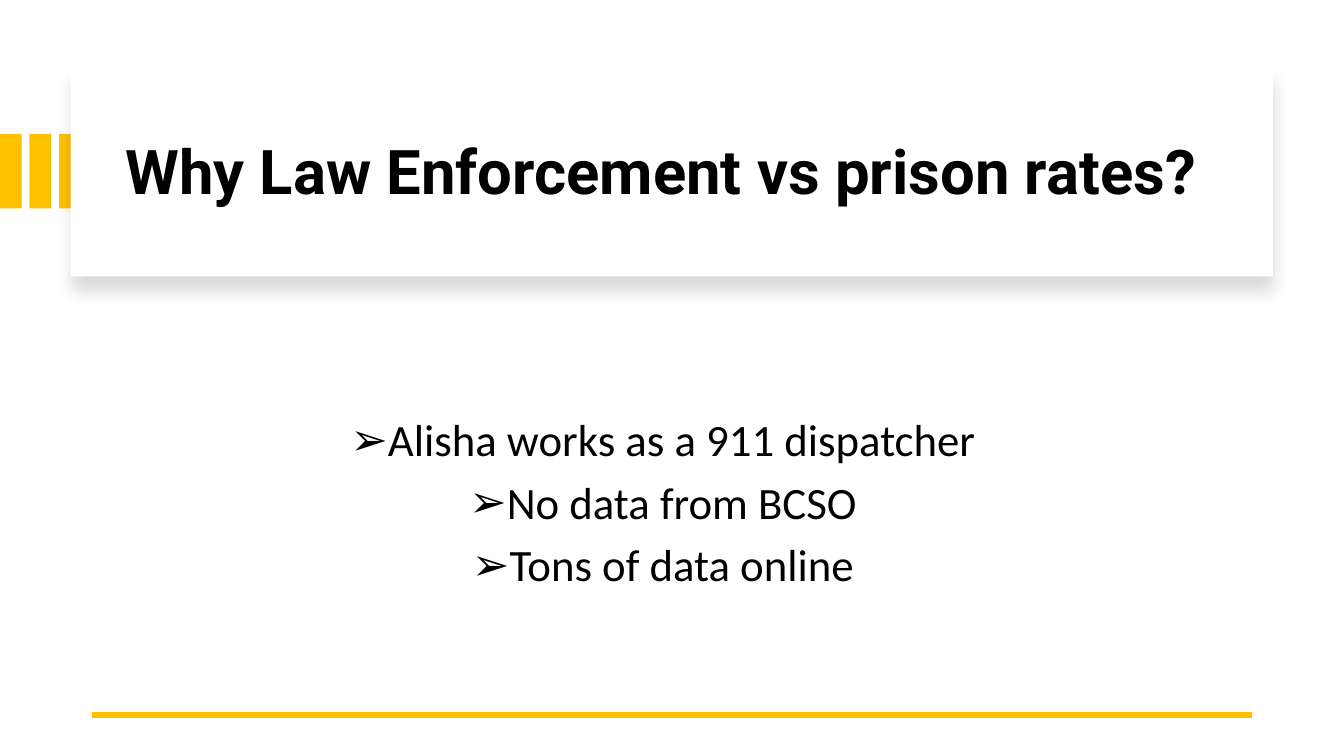
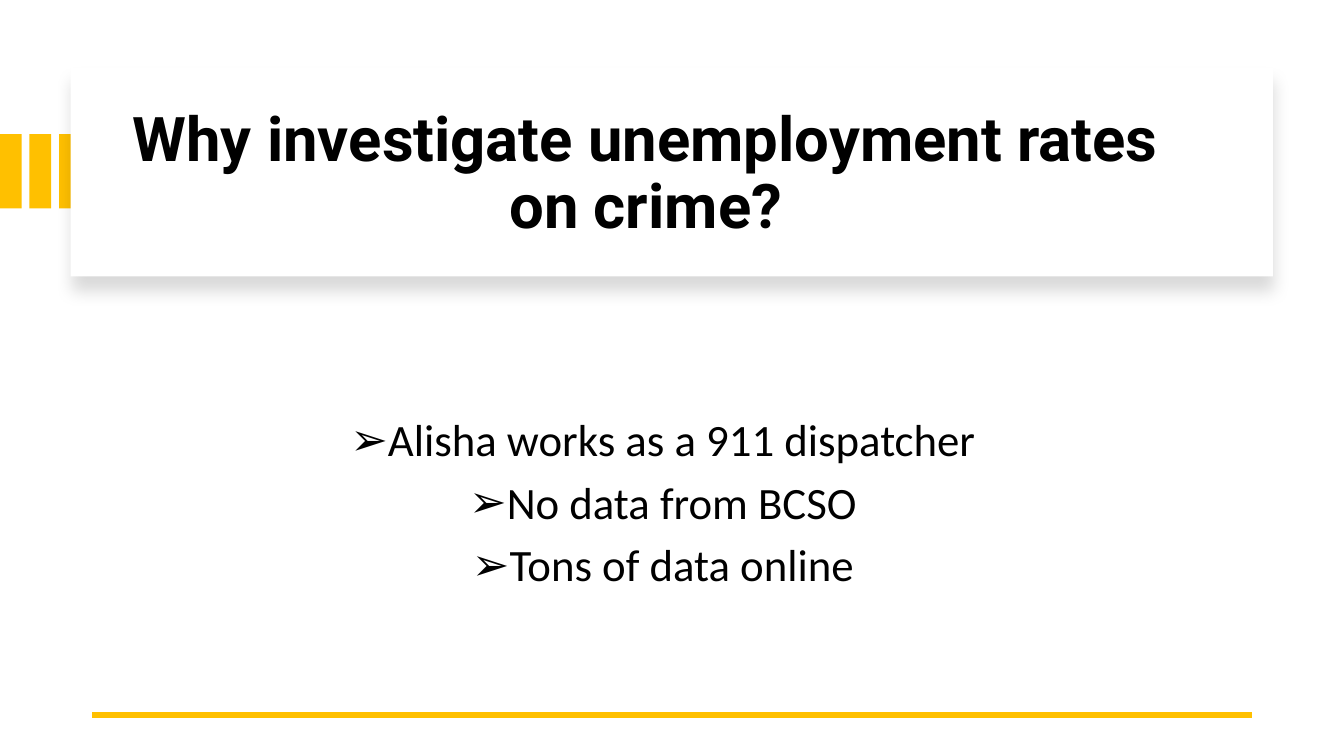
Before and after one commit to Mt122606/Curous-Conquers-, a slide deck: slide 5 of CuriousConquersProject/ProjectPowerpoint1 (1).pptx. Drawn at 1344x756 pixels with LibreOffice and Linux fonts; fonts in the diff are those of the drawing. Boxes give left, top, right and bottom in pixels: in the first picture for what was removed or moved away, otherwise in the second. Text is boxed around its words. In the diff, an @@ line names an element or a change of style, - is before the commit and + after.

```diff
--- a/CuriousConquersProject/ProjectPowerpoint1 (1).pptx
+++ b/CuriousConquersProject/ProjectPowerpoint1 (1).pptx
@@ title at [133,114,1157,229]: text changed @@
-Why Law Enforcement vs prison rates?
+Why investigate unemployment rates on crime?
```
Also in this commit, not shown: 5 other slides changed, 2 slides added, 2 slides removed, 1 other file.
